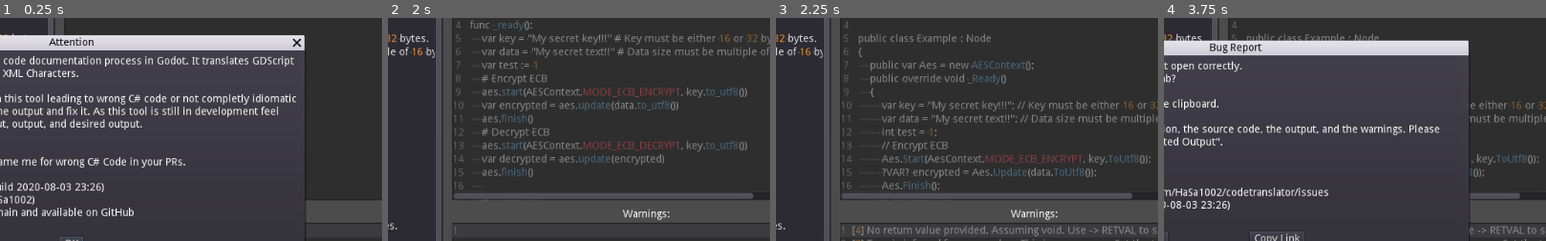
Above: before the commit, frames 1-4 (left to right).
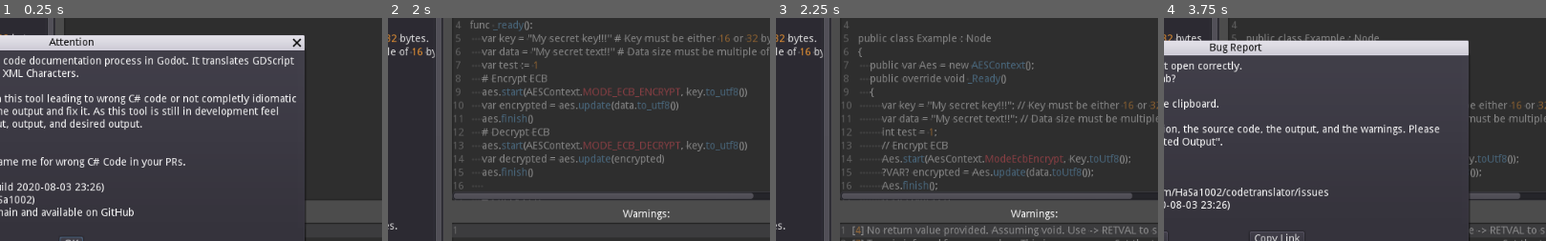
Above: after the commit, the same moments.

Repository: HaSa1002/codetranslator
Game: Godot game, scene res://Translator.tscn
Two runs of this game, one before a commit and one after it. Both use one fixed random seed, a clock stepped at 60 frames per second and the inputs below.
Inputs:
- Up to frame 1 (0.25 s): no input
- Up to frame 2 (2 s): click "OK" at 0.5 s; click "Escape XML" at 1.25 s
- Up to frame 3 (2.25 s): click "Output C#" at 2 s
- Up to frame 4 (3.75 s): click "Regenerate" at 2.75 s; click "Report Bug" at 3.5 s
The pictures show only the part of the screen within x 41-91%, y 19-69%; the shares and areas given below are measured in that part.

Frames 1-2 are identical in both runs. In frame 3, 1.4% of the frame differs, in the area x 33-98%, y 61-78%; in frame 4, 0.4%.

Commit message:
Add Support for Math, [] and Property Strings

Diff:
--- a/Translator.gd
+++ b/Translator.gd
@@ -39,6 +39,18 @@
 	"_gui_input",
 	"_make_custom_tooltip",
 
+]
+
+
+## Contains all GDScript math operators
+const MATH_OPERATORS = [
+	"+",
+	"-",
+	"*",
+	"/",
+	"%",
+	"&",
+	"|",
 ]
 
 
@@ -263,6 +275,7 @@
 					output += "?NAME?"
 				else:
 					output += arg[0]
+					local_vars[indent][arg[0]] = arg[0]
 
 				if arg[2] == null:
 					pass # We ensure below is a String... Hacky tho
@@ -524,6 +537,15 @@
 	return false
 
 
+## Returns true if string contains a mathematical expression
+func _is_math(string: String) -> bool:
+	for op in MATH_OPERATORS:
+		var pos = string.find(op)
+		if pos != -1:
+			return true
+	return false
+
+
 ## Returns true if string contains an comparison
 func _is_comparison(string: String) -> bool:
 	for op in COMPARISON_OPERATORS:
@@ -557,6 +579,29 @@
 	return string.begins_with("return")
 
 
+## Returns true if string begins with [ and has no commas
+func _is_subscription(string: String) -> bool:
+	return string.begins_with("[") and string.find(",") == -1
+
+
+## Returns true if string begins with [
+func _is_array(string: String) -> bool:
+	return string.begins_with("[")
+
+
+## Returns true if there is a slash in the string
+## We really don't have any chance to securly distingish a property
+## string from a normal subscription string
+func _is_probably_property_string(string: String) -> bool:
+	return string.begins_with("[") && string.find("/") != -1
+
+
+## Returns true if string begins with class
+func _is_class(string: String) -> bool:
+	return string.begins_with("class")
+
+
+
 
 
 
@@ -567,7 +612,7 @@
 
 ## Returns return value of string
 func _get_return_value(string: String) -> String:
-	return string.substr(5).strip_edges()
+	return string.substr(6).strip_edges()
 
 ## Returns type of variable declaration
 func _get_type_from_td(string: String) -> String:
@@ -681,6 +726,12 @@
 ## Returns the right side of an assignment
 func _get_assignment(string: String) -> String:
 	return _split_assignment(string)[2].strip_edges()
+
+
+## Returns the math expression
+func _get_math(string: String) -> Array:
+	assert(false) # Unimplemented
+	return []
 
 
 ## Returns the C# variant of the the method
@@ -844,7 +895,7 @@
 
 				previous = "method"
 				pass
-			"assignment", "comparison":
+			"assignment", "comparison", "math":
 				result += _convert_statement(line, i[1], gsv, lsv, usings, false) + " %s " % i[2] + \
 						_convert_statement(line, i[3], gsv, lsv, usings, false)
 				previous = "assignment/comparison"
@@ -864,6 +915,9 @@
 					result += "."
 				result += i[1]
 				previous = "const"
+			"return":
+				result += "return " + _convert_statement(line, i[1], gsv, lsv, usings, false);
+				previous = "return"
 			"?":
 				warn(line, "Expression %s is unrecognized!" % i[1])
 				pass
@@ -964,6 +1018,24 @@
 		elif _is_pass(string):
 			res.push_back(["pass"])
 			string = ""
+		elif _is_probably_property_string(string):
+			var end = string.find("]")
+			end -= 1 if end != -1 else 0
+			res.push_back(["property", string.substr(1, end)])
+			warn(line, "Possible Property. Please use .get or .set instead")
+			if end == -1:
+				string = ""
+			else:
+				string.erase(0, end + 3)
+		elif _is_subscription(string):
+			var end = string.find("]")
+			end -= 2 if end != -1 else 0
+			res.push_back(["subscription", _parse_statement(line, string.substr(1, end))])
+			if end == -1:
+				string = ""
+			else:
+				string.erase(0, end + 3)
+			printt("SUB!", string)
 		elif _is_get_node(string):
 			var node_path = _get_get_node(string.right(1))
 			res.push_back(["get_node", node_path])
@@ -1011,6 +1083,11 @@
 				method_brace_r += 2
 			string.erase(0, method_brace_r)
 			res.push_back(m)
+		elif _is_math(string):
+			var math = _split_math(string)
+			res.push_back(["math", _parse_statement(line, math[0]),
+					 math[1], _parse_statement(line, math[2])])
+			string = ""
 		elif _is_comparison(string):
 			var comparison = _split_comparison(string)
 			res.push_back(["comparison", _parse_statement(line, comparison[0]),
@@ -1025,10 +1102,14 @@
 			res.push_back(["const", string])
 			string = ""
 		elif _is_var(string):
-			var var_end = string.find(".")
+			var dot = string.find(".")
+			var bracket = string.find("[")
+			#var space = string.find (" ")
+			var var_end = dot if dot < bracket && dot != -1 else bracket
+			#var_end = space if space < var_end && space != -1 else var_end
 			res.push_back(["var", string.substr(0, var_end)])
 			if var_end != -1:
-				string = string.substr(var_end + 1)
+				string = string.substr(var_end + (1 if dot < bracket && dot != -1 else 0))
 			else:
 				string = ""
 	if !string.empty():
@@ -1065,6 +1146,17 @@
 
 ## Returns the assignment expression as
 ## [left side, operator, right side]
+func _split_math(string: String) -> Array:
+	for op in MATH_OPERATORS:
+		var pos = string.find(op)
+		if pos != -1:
+			return [string.substr(0, pos).strip_edges(), op, string.substr(pos + op.length())]
+	assert(false)
+	return []
+
+
+## Returns the assignment expression as
+## [left side, operator, right side]
 func _split_assignment(string: String) -> Array:
 	for op in ASSIGNMENT_OPERATORS:
 		var pos = string.find(op)
